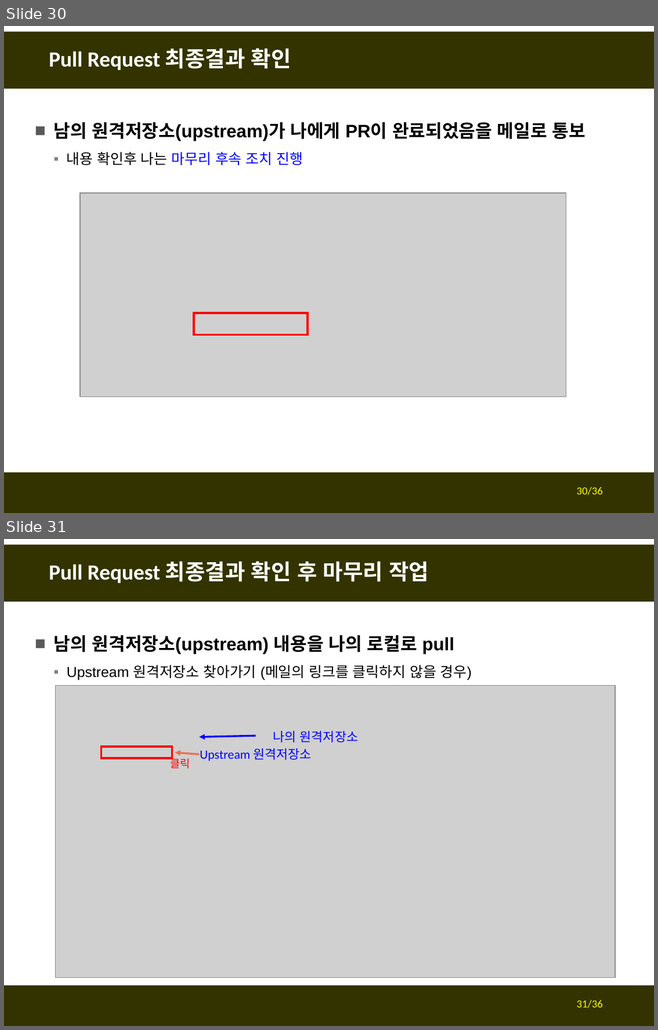
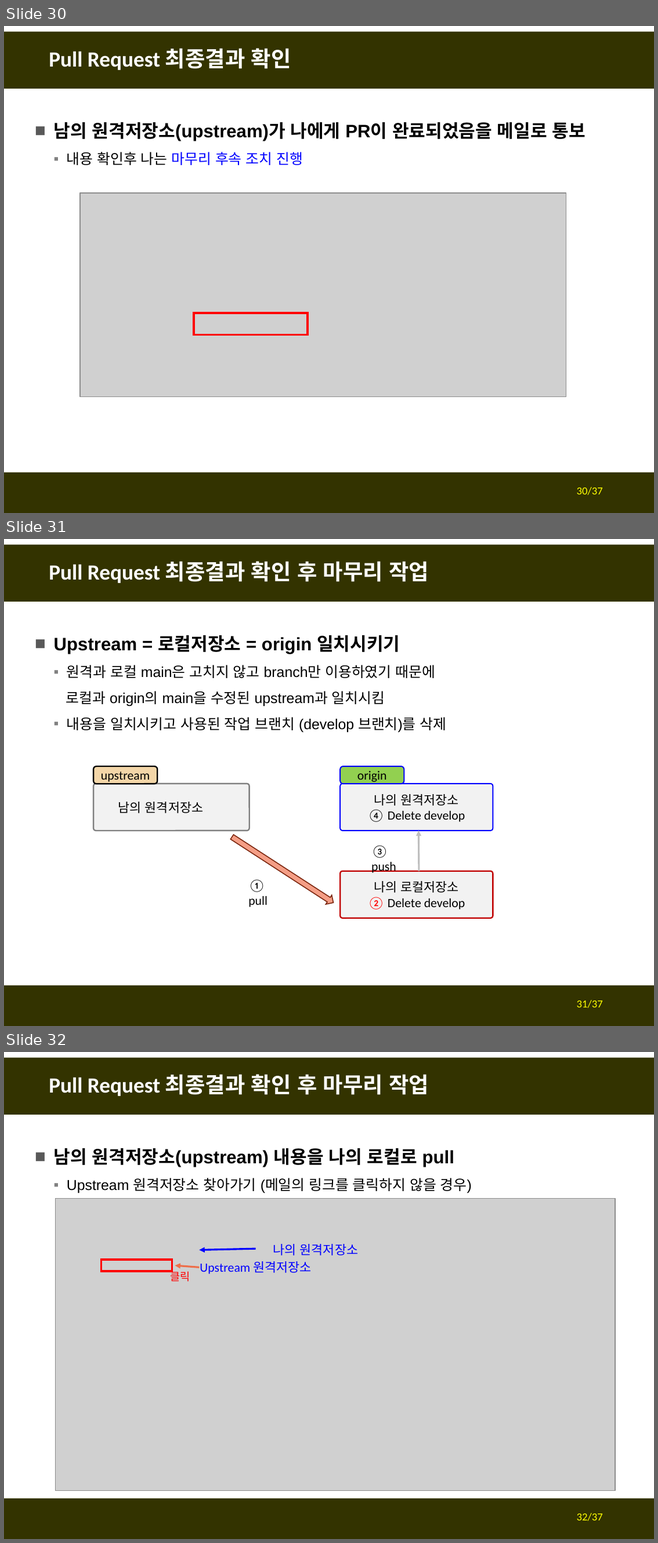
Before and after one commit to fasthill/github-lecture, a slide deck: git및github첫걸음3-forkclonePR.pptx. Shown one above the other, each under a label of ours: slides 30 and 31 before the commit, slides 30, 31 and 32 after it. The pictures are 658x1030 and 658x1543 pixels, drawn with LibreOffice and Linux fonts; fonts in the diff are those of the drawing; grey boxes stand for pictures. Boxes give left, top, right and bottom in pixels: in the first picture for what was removed or moved away, otherwise in the second. Text is boxed around its words. In the diff, an @@ line names an element or a change of style, - is before the commit and + after.

```diff
--- a/git및github첫걸음3-forkclonePR.pptx
+++ b/git및github첫걸음3-forkclonePR.pptx
@@ slide 31 added at bbox=[4, 539, 654, 1026], background #FFFFFF; not listed: 2 template elements that a slide beside it also shows @@
@@ title added at bbox=[49, 561, 429, 583], 24 pt, text #FFFFFF, bold @@
+Pull Request 최종결과 확인 후 마무리 작업
@@ text added at bbox=[54, 635, 447, 732], 16 pt, text #000000 @@
+■ Upstream = 로컬저장소 = origin 일치시키기
+  ▪ 원격과 로컬 main은 고치지 않고 branch만 이용하였기 때문에
+  로컬과 origin의 main을 수정된 upstream과 일치시킴
+  ▪ 내용을 일치시키고 사용된 작업 브랜치 (develop 브랜치)를 삭제
@@ rounded rectangle added at bbox=[94, 766, 157, 784], fill #F3D6A8, outline #000000 1.5 pt, 14 pt, text #000000 @@
+upstream
@@ rounded rectangle added at bbox=[340, 766, 404, 784], fill #92D050, outline #0000FF 1.25 pt, 14 pt, text #000000 @@
+origin
@@ rounded rectangle added at bbox=[94, 784, 249, 831], fill #F2F2F2, outline #808080 1.5 pt, 14 pt, text #000000 @@
+남의 원격저장소
@@ rounded rectangle added at bbox=[340, 784, 492, 831], fill #F2F2F2, outline #0000FF 1.25 pt, 14 pt, text #000000 @@
+나의 원격저장소
+④ Delete develop
@@ down arrow added at bbox=[228, 832, 336, 907], fill #F49E86, outline #7A240B 1 pt @@
@@ arrow added from (419, 871) to (419, 831), #BFBFBF 2 pt @@
@@ text added at bbox=[371, 845, 396, 873], 14 pt, text #000000 @@
+③ push
@@ text added at bbox=[248, 879, 267, 907], 14 pt, text #000000 @@
+① pull
@@ rounded rectangle added at bbox=[340, 871, 492, 918], fill #F2F2F2, outline #C00000 1.5 pt, 14 pt, text #000000 @@
+나의 로컬저장소
+② Delete develop
@@ page number added at bbox=[576, 1000, 603, 1008], 12 pt, text #FFFF00 @@
+31/37
@@ page number at bbox=[576, 487, 603, 495]: text changed @@
-30/36
+30/37
@@ what was slide 31 is now slide 32 @@
@@ page number at bbox=[576, 1513, 603, 1521]: text changed @@
-31/36
+32/37
```
Also in this commit, not shown: 2 slides changed.
